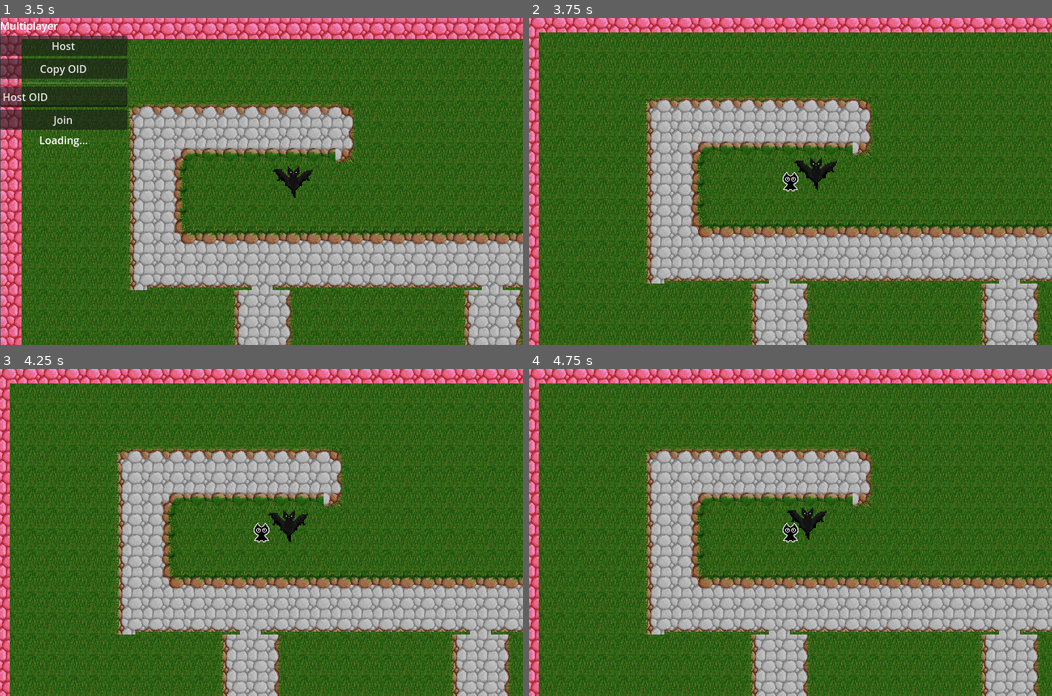
Above: before the commit, frames 1-4 (two rows, left to right).
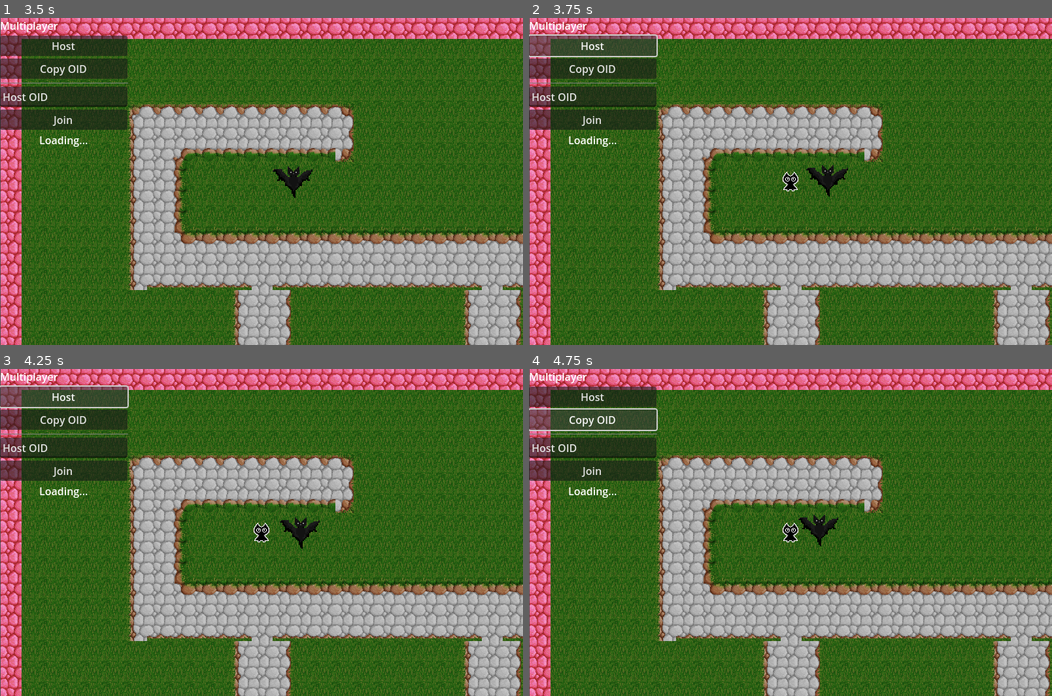
Above: after the commit, the same moments.

Repository: royalcaster/split-souls
Game: Godot game, scene res://scenes/ui/MainMenu.tscn
Same seed, same stepped clock (60 frames per second), same inputs: the game is played once before the commit and once after it.
Inputs (mouse positions are in pixels of both pictures, inside the frame that each line leads up to):
- Up to frame 1 (3.5 s): click "Settings" at 0.5 s; click "Back" at 1.25 s; click "Play" at 2 s; click "Play" at 2.75 s
- Up to frame 2 (3.75 s): click "Host" at 3.5 s
- Up to frame 3 (4.25 s): no input
- Up to frame 4 (4.75 s): click (591, 421) at 4.25 s, where only the run after the commit has a clickable "Copy OID"

Frame 1 is identical in both runs. In frame 2, 57% of the frame differs, in the area x 0-100%, y 0-100%; in frame 3, 57%; in frame 4, 57%.

Commit message:
controlled steering for local multiplayer (earlier implementation without network)

Diff:
--- a/player_1.gd
+++ b/player_1.gd
@@ -1,12 +1,11 @@
+extends CharacterBody2D
 class_name Player
-extends CharacterBody2D
 
+var controller: Node
 @export var speed: int = 100
 @onready var animatedSprite2D = $AnimatedSprite2D
 @export var player_1_frames: SpriteFrames
 @export var player_2_frames: SpriteFrames
-func _enter_tree():
-	set_multiplayer_authority(int(str(name)))
 
 func _ready():
 	var mp := get_tree().get_multiplayer()
@@ -16,11 +15,13 @@
 
 	if is_multiplayer_authority():
 		$Camera2D.make_current()
-	# Spritesheet je nach Peer-ID zuweisen
-	if get_multiplayer_authority() == 1:
+
+	if mp.is_server():
 		animatedSprite2D.sprite_frames = player_1_frames
+		print("--player frames 1, ", player_1_frames)
 	else:
 		animatedSprite2D.sprite_frames = player_2_frames
+		print("--player frames 2, ", player_2_frames)
 
 	if mp.get_unique_id() == 1 and mp.is_server():
 		print("Ich bin der Host.")
@@ -29,11 +30,14 @@
 		print("Ich bin ein Client.")
 		print(get_multiplayer_authority())
 
+func _physics_process(_delta):
+	if not is_multiplayer_authority():
+		return
+	if controller:
+		velocity = controller.get_combined_input() * speed
+		move_and_slide()
+		updateAnimation()
 
-
-func handleInput():
-	var moveDirection = Input.get_vector("move_left", "move_right", "move_up", "move_down")
-	velocity = moveDirection*speed
 
 func updateAnimation():
 	if velocity.length() == 0:
@@ -62,10 +66,3 @@
 		elif velocity.y < 0:
 			direction = "_up"
 		animatedSprite2D.play("move" + direction)
-
-func _physics_process(delta):
-		if not is_multiplayer_authority():
-			return
-		handleInput()
-		move_and_slide()
-		updateAnimation()
--- a/scenes/game/Game.tscn
+++ b/scenes/game/Game.tscn
@@ -1,6 +1,7 @@
-[gd_scene load_steps=6 format=4 uid="uid://dur7c4brk3lfn"]
+[gd_scene load_steps=7 format=4 uid="uid://dur7c4brk3lfn"]
 
 [ext_resource type="Script" uid="uid://i8ggtmu8am1a" path="res://src/Game.gd" id="1_klkup"]
+[ext_resource type="PackedScene" uid="uid://b184syehau03x" path="res://scenes/player/player_1.tscn" id="2_7qcb4"]
 [ext_resource type="Texture2D" uid="uid://ce7fx7e0blrxk" path="res://assets/tiles/test_tiles.png" id="3_7qcb4"]
 [ext_resource type="PackedScene" uid="uid://byixxiqjq0w47" path="res://scenes/enemies/enemie_bat.tscn" id="3_vrspl"]
 
@@ -2390,6 +2391,7 @@
 
 [node name="Game" type="Node2D"]
 script = ExtResource("1_klkup")
+player_scene = ExtResource("2_7qcb4")
 
 [node name="MapContainer" type="Container" parent="."]
 anchors_preset = 8
--- a/src/Game.gd
+++ b/src/Game.gd
@@ -1,55 +1,49 @@
 extends Node2D
 
-@onready var oid_lbl = $Multiplayer/VBoxContainer/OID
-@onready var oid_input = $Multiplayer/VBoxContainer/OIDInput
-@onready var multiplayer_ui = $Multiplayer
-const PLAYER = preload("res://scenes/player/player_1.tscn")
-
+@export var player_scene: PackedScene
 var peer = ENetMultiplayerPeer.new()
-var players: Array[Player] = []
-func _ready():
-	$MultiplayerSpawner.spawn_function = add_player
-	await MultiplayerServer.noray_connected
-	oid_lbl.text = Noray.oid
-
-func _process(delta):
-	if get_node_or_null("SettingsMenu") == null:
-		if Input.is_action_just_pressed("ui_cancel"):
-			SceneManager.open_pause_overlay()
-
-func _on_settings_button_pressed():
-	if get_node_or_null("SettingsMenu") == null:
-		SceneManager.open_pause_overlay()
-
-func return_to_main_menu():
-	if get_tree().paused:
-		get_tree().paused = false
-	SceneManager.goto_scene("res://scenes/ui/MainMenu.tscn")
+var player_inputs = {} # Dictionary of {peer_id: input_vector}
+var shared_player: CharacterBody2D
 
 
+func _ready():
+	multiplayer.peer_connected.connect(_on_peer_connected)
+	multiplayer.peer_disconnected.connect(_on_peer_disconnected)
+
 func _on_host_pressed():
-	MultiplayerServer.host()
-	multiplayer.peer_connected.connect(
-		func(pid):
-			print("Peer " + str(pid) + " has joined the game!")
-			$MultiplayerSpawner.spawn(pid)
-	)
-	$MultiplayerSpawner.spawn(multiplayer.get_unique_id())
-	multiplayer_ui.hide()
+	peer.create_server(4455)
+	multiplayer.multiplayer_peer = peer
+	_on_peer_connected(multiplayer.get_unique_id()) # Add host manually
 
 func _on_join_pressed():
-	MultiplayerServer.join(oid_input.text)
-	multiplayer_ui.hide()
+	peer.create_client("127.0.0.1", 4455) # Use actual host IP
+	multiplayer.multiplayer_peer = peer
 
+func _on_peer_connected(peer_id: int):
+	player_inputs[peer_id] = Vector2.ZERO
+	if multiplayer.is_server() and shared_player == null:
+		shared_player = player_scene.instantiate()
+		shared_player.position = Vector2(400, 250) # set spawn position
+		shared_player.name = "SharedPlayer"
+		add_child(shared_player)
+		shared_player.controller = self
+		shared_player.set_multiplayer_authority(1) # Host is the authority
 
-func _on_copy_oid_pressed() -> void:
-	DisplayServer.clipboard_set(Noray.oid)
+func _on_peer_disconnected(peer_id: int):
+	player_inputs.erase(peer_id)
 
-func add_player(pid):
-	var player = PLAYER.instantiate()
-	player.name = str(pid)
-	players.append(player)
-	var base_spawn_position = Vector2(400, 250)
-	var spawn_position = base_spawn_position + Vector2(randf_range(-20, 20), randf_range(-20, 20))
-	player.position = spawn_position
-	return player
+func _process(_delta):
+	if multiplayer.has_multiplayer_peer():
+		var local_input = Input.get_vector("move_left", "move_right", "move_up", "move_down")
+		update_input.rpc(local_input)
+
+@rpc("any_peer", "call_local", "reliable")
+func update_input(input_vector: Vector2):
+	var sender_id = multiplayer.get_remote_sender_id()
+	player_inputs[sender_id] = input_vector
+
+func get_combined_input() -> Vector2:
+	var combined = Vector2.ZERO
+	for input in player_inputs.values():
+		combined += input
+	return combined.normalized() if combined.length() > 1.0 else combined
